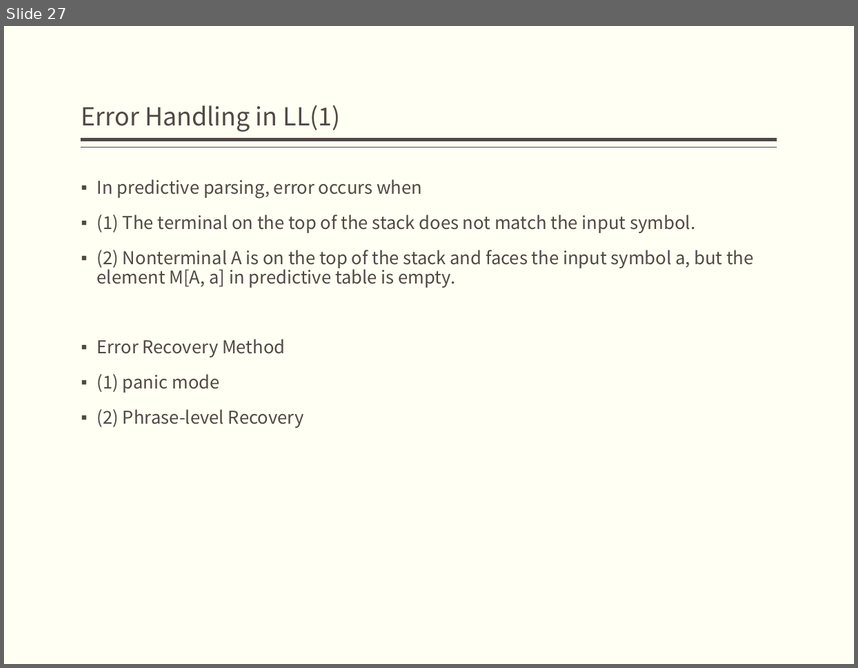
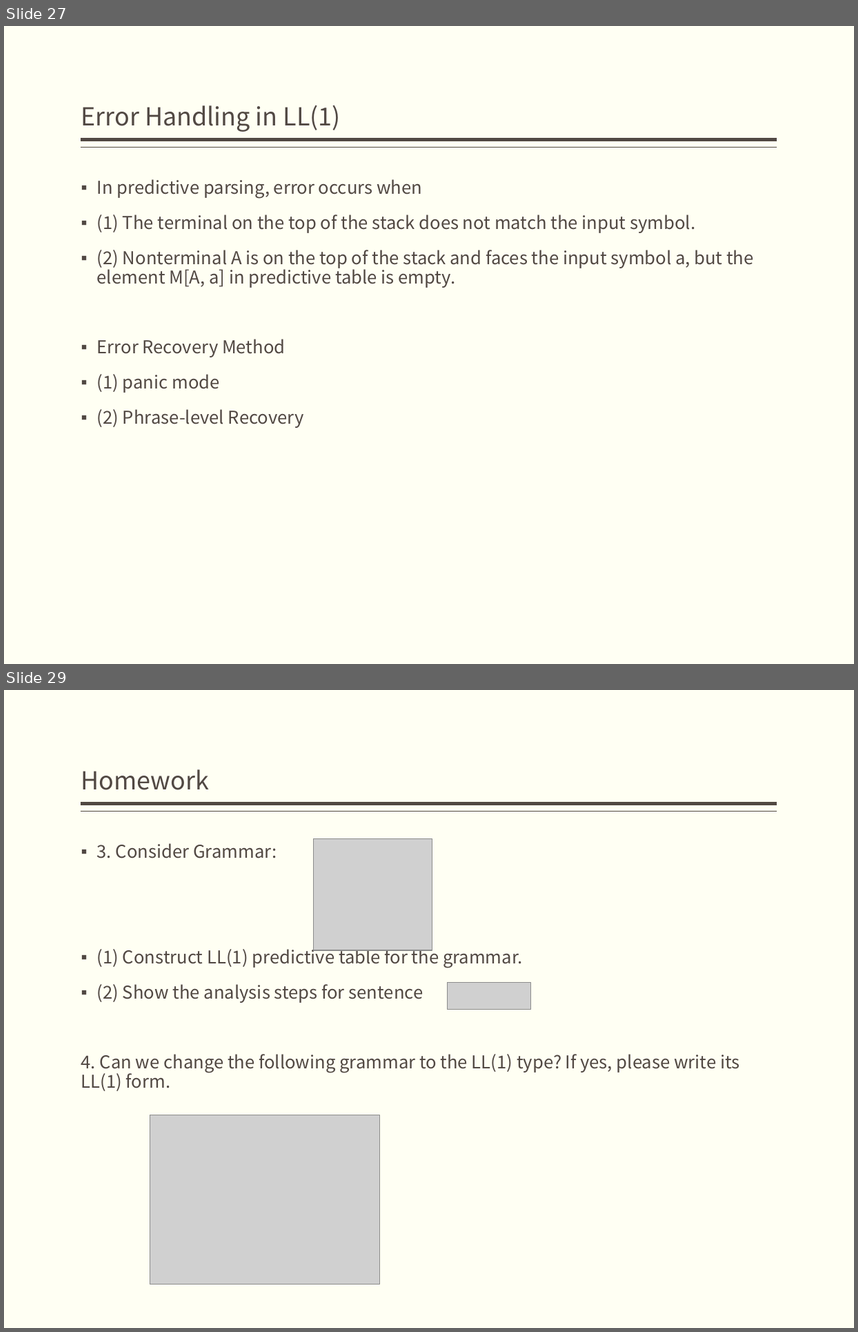
Before and after one commit to bonkboykz/jz81.github.io, a slide deck: course/compiler/LectureNotes/(Spring2017)Lecture4.pptx. Shown one above the other, each under a label of ours: slide 27 before the commit, slides 27 and 29 after it; the slides between them are not shown. The pictures are 858x668 and 858x1332 pixels, drawn with LibreOffice and Linux fonts; fonts in the diff are those of the drawing; grey boxes stand for pictures. Boxes give left, top, right and bottom in pixels: in the first picture for what was removed or moved away, otherwise in the second. Text is boxed around its words. In the diff, an @@ line names an element or a change of style, - is before the commit and + after.

Commit message:
add homework 4

```diff
--- a/course/compiler/LectureNotes/(Spring2017)Lecture4.pptx
+++ b/course/compiler/LectureNotes/(Spring2017)Lecture4.pptx
@@ slide 29 added at bbox=[4, 690, 854, 1328], background #FFFFF3; not listed: 2 template elements that a slide beside it also shows @@
@@ title added at bbox=[81, 769, 209, 790], 21 pt, text #514843 @@
+Homework
@@ text added at bbox=[81, 843, 740, 1091], 15 pt, text #514843 @@
+▪ 3. Consider Grammar:
+▪ (1) Construct LL(1) predictive table for the grammar.
+▪ (2) Show the analysis steps for sentence
+4. Can we change the following grammar to the LL(1) type? If yes, please write its LL(1) form.
@@ picture added at bbox=[313, 839, 432, 950] @@
@@ picture added at bbox=[448, 983, 531, 1009] @@
@@ picture added at bbox=[150, 1114, 380, 1283] @@
```
Also in this commit, not shown: 1 other slide added, 1 slide removed, 4 other files.
